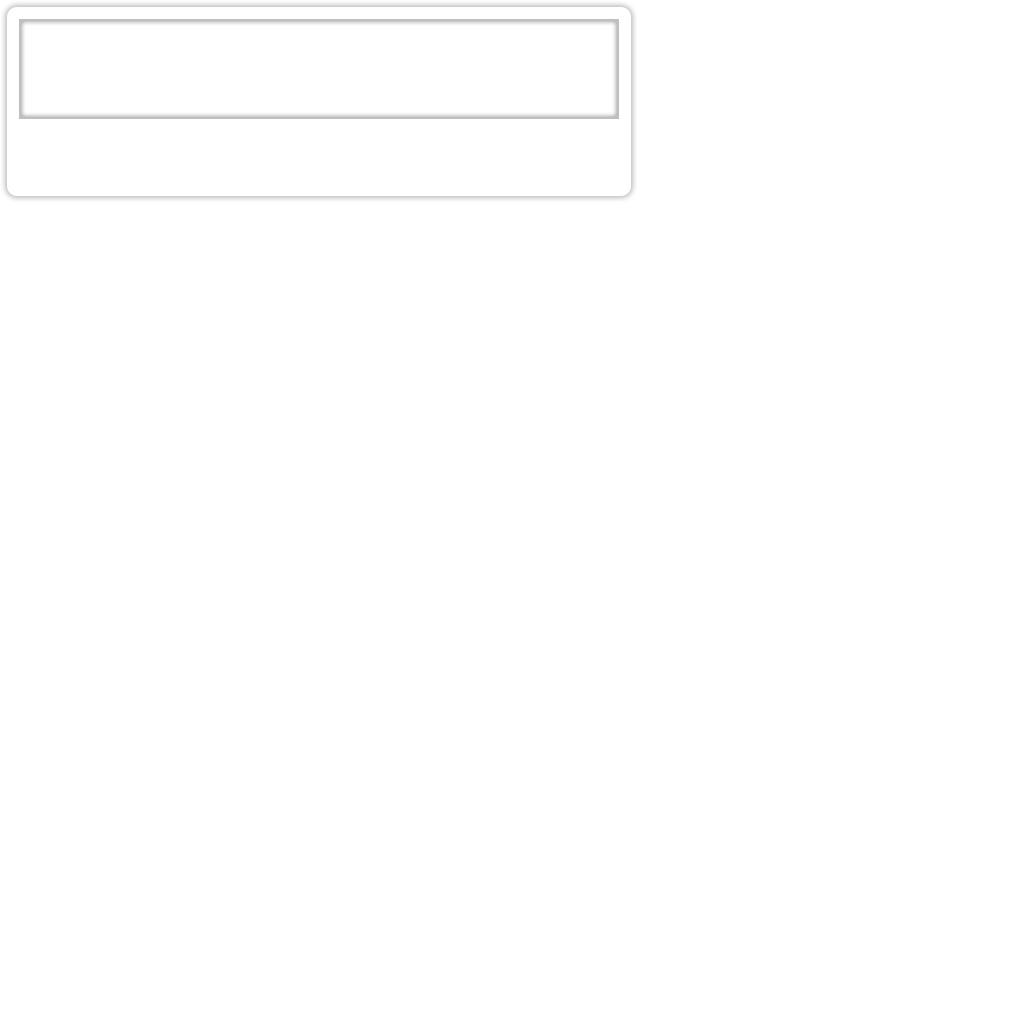
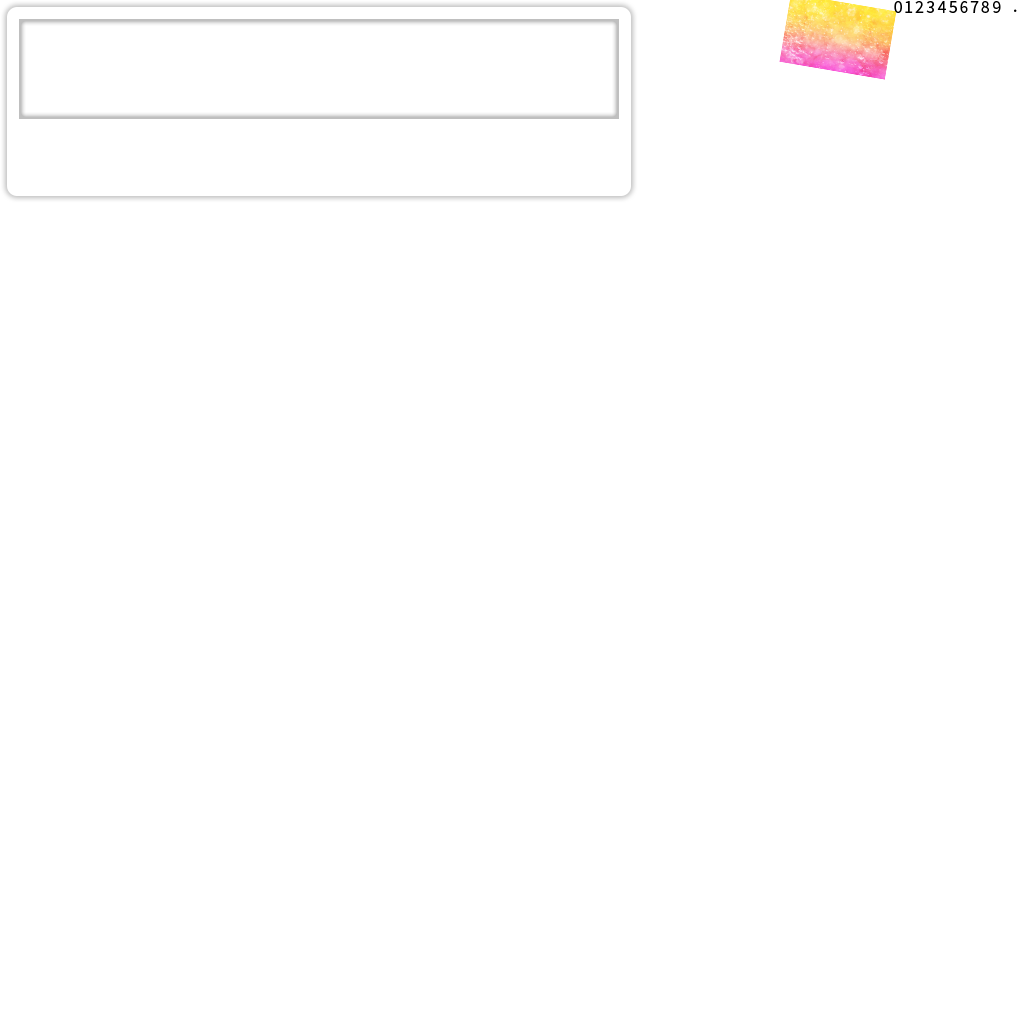
Layers edited between the first and the second w=1024, h=1024 image:
added group "num" (1st of 2) with 25 layers above "estimates" over 894, 1, 1017, 13
added group "estimate" with 11 layers in group "num" over 894, 1, 1017, 13
added layer "9" in group "estimate" over 993, 1, 1001, 13
added layer "8" in group "estimate" over 981, 1, 989, 13
added layer "7" in group "estimate" over 970, 1, 979, 13
added layer "6" in group "estimate" over 960, 1, 968, 13
added layer "5" in group "estimate" over 949, 1, 957, 13
added layer "0" in group "estimate" over 894, 1, 902, 13
added layer "1" in group "estimate" over 905, 1, 913, 13
added layer "2" in group "estimate" over 915, 1, 924, 13
added layer "3" in group "estimate" over 926, 1, 934, 13
added layer "4" in group "estimate" over 937, 1, 946, 13
added group "estimates" with 26 layers above "outer" over 779, 0, 896, 80
added group "lamps のコピー" with 17 layers in group "estimates" over 779, 0, 896, 80
added group "fullcombo" (1st of 2, in "estimates" › "lamps のコピー") with 4 layers in group "lamps のコピー" over 779, 0, 896, 80
added layer "nc170660" (lighten) in group "fullcombo" over 779, 0, 896, 80
added layer "難易度推定" in group "estimates" over 795, 5, 865, 20
